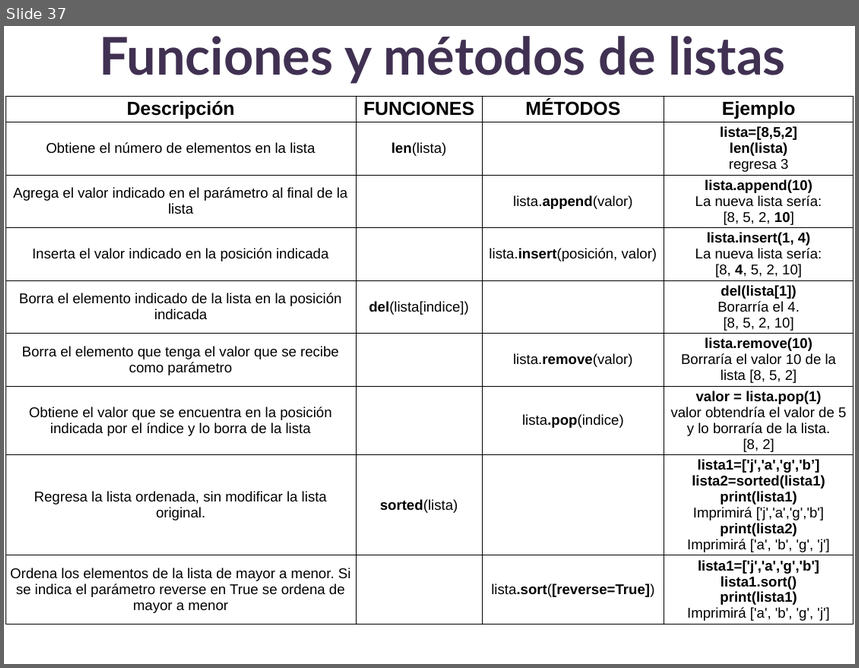
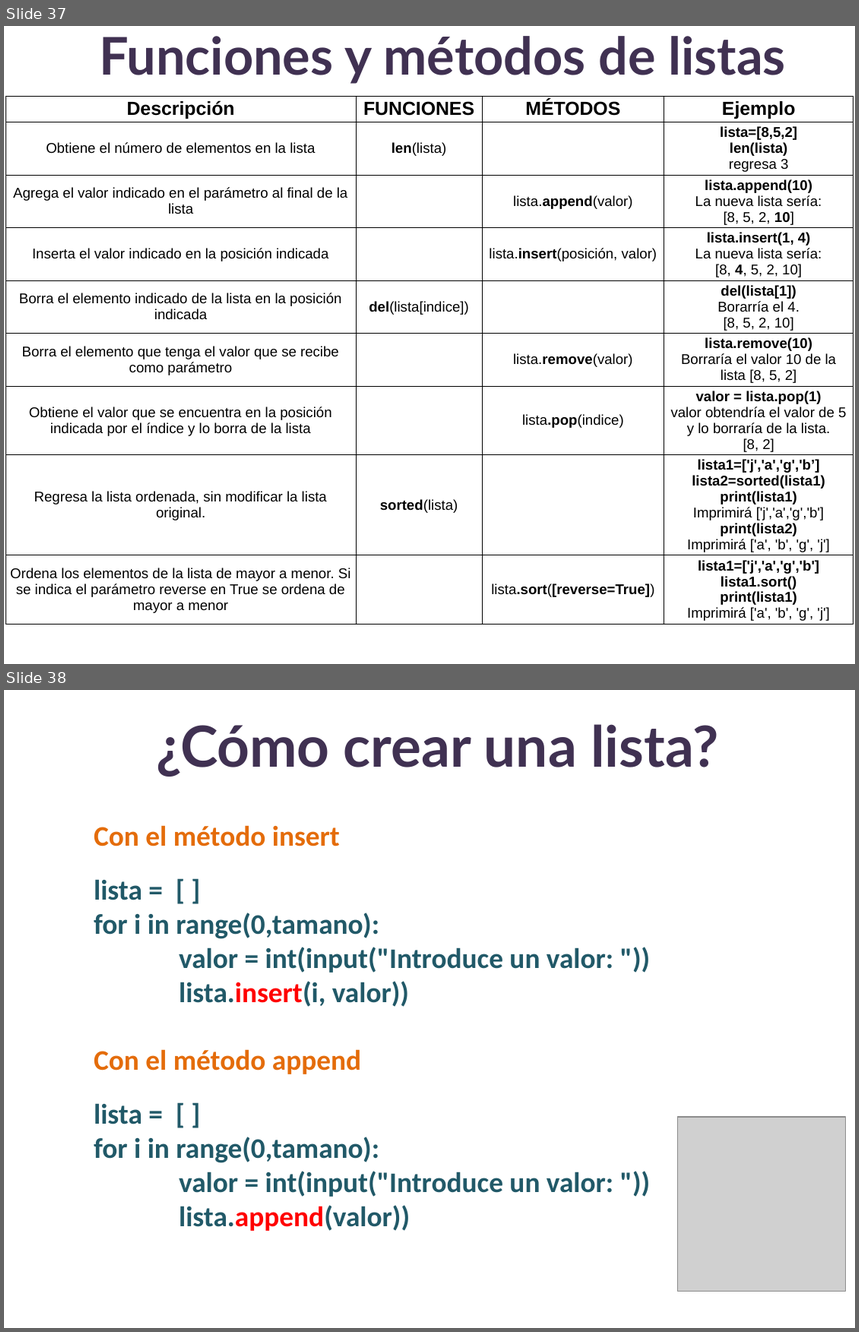
Before and after one commit to lizetheP/PensamientoC, a slide deck: calendario/documentos/7_Listas_Arreglos.pptx. Shown one above the other, each under a label of ours: slide 37 before the commit, slides 37 and 38 after it. The pictures are 859x668 and 859x1332 pixels, drawn with LibreOffice and Linux fonts; fonts in the diff are those of the drawing; grey boxes stand for pictures. Boxes give left, top, right and bottom in pixels: in the first picture for what was removed or moved away, otherwise in the second. Text is boxed around its words. In the diff, an @@ line names an element or a change of style, - is before the commit and + after.

```diff
--- a/calendario/documentos/7_Listas_Arreglos.pptx
+++ b/calendario/documentos/7_Listas_Arreglos.pptx
@@ slide 38 added at (x1=4, y1=690, x2=855, y2=1328), background #FFFFFF @@
@@ title added at (x1=156, y1=724, x2=718, y2=777), 48 pt, text #403152, bold @@
+¿Cómo crear una lista?
@@ text added at (x1=94, y1=825, x2=614, y2=1231), 24 pt, text #215968, bold @@
+Con el método insert
+lista = [ ]
+for i in range(0,tamano):
+valor = int(input("Introduce un valor: "))
+lista.insert(i, valor))
+Con el método append
+lista = [ ]
+for i in range(0,tamano):
+valor = int(input("Introduce un valor: "))
+lista.append(valor))
@@ picture added at (x1=678, y1=1117, x2=846, y2=1292) @@
```
Also in this commit, not shown: 3 other files.
